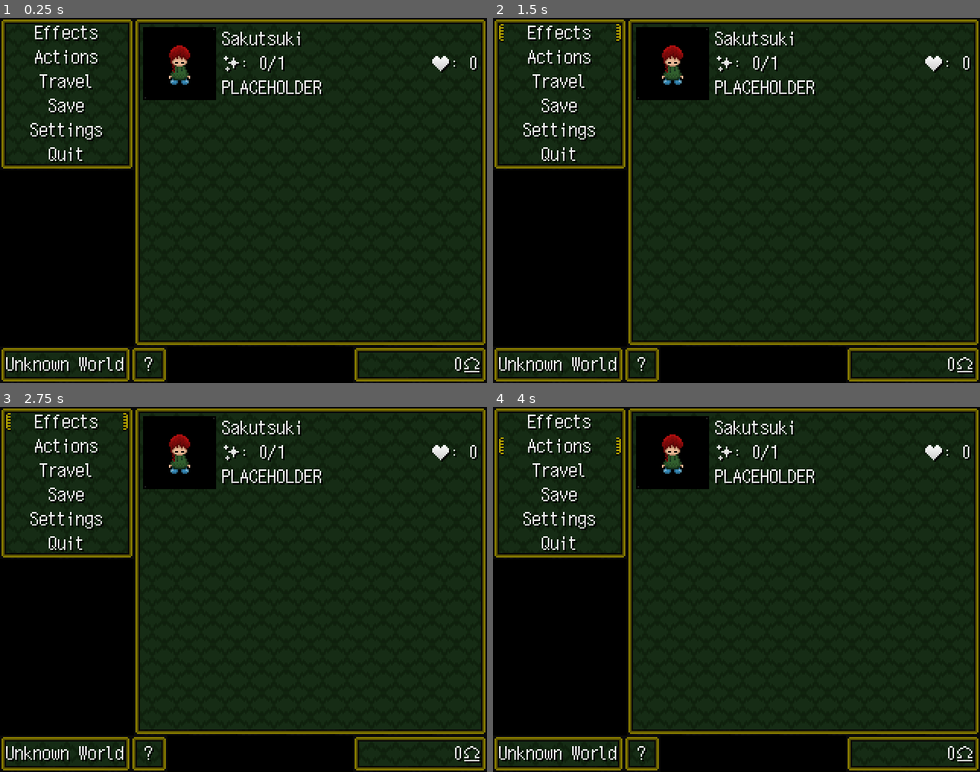
Above: before the commit, frames 1-4 (two rows, left to right).
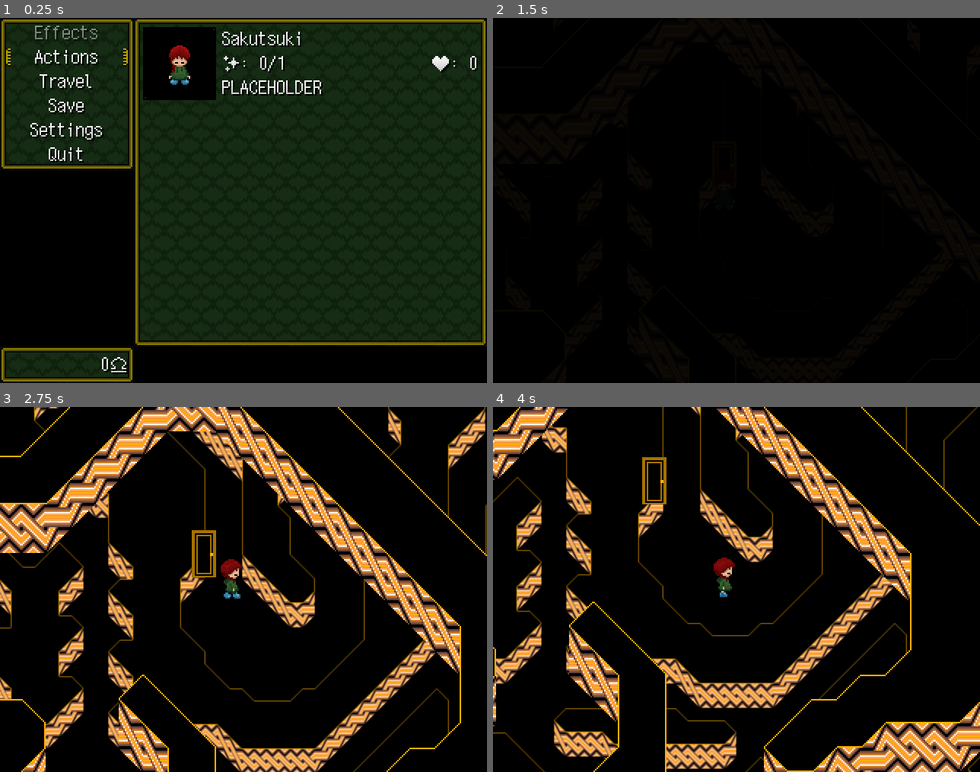
Above: after the commit, the same moments.

Repository: libre-nikki-devs/libre-nikki
Game: Godot game, scene res://scenes/ui/player_menu.tscn
Same seed, same stepped clock (60 frames per second), same inputs: the game is played once before the commit and once after it. This scene is started directly instead of the project's main scene. Sound files missing from this copy of the repository are replaced by a short silence.
Inputs (mouse positions are in pixels of both pictures, inside the frame that each line leads up to):
- Up to frame 1 (0.25 s): no input
- Up to frame 2 (1.5 s): click "Travel" at 0.5 s; click (561, 32) at 1.25 s, where only the run before the commit has a clickable "Effects"
- Up to frame 3 (2.75 s): tap Enter (ui_accept) at 2, 2.27 s; move the mouse to (350, 571) at 2.02 s; hold Right (ui_right) from 2.03 s (still down); click (350, 571) at 2.17 s
- Up to frame 4 (4 s): move the mouse to (639, 607) at 2.77 s; release Right (ui_right) at 2.78 s; hold Down (ui_down) 2.78-3.53 s; tap Enter (ui_accept) at 3.02 s; move the mouse to (785, 509) at 3.52 s; hold Right (ui_right) from 3.53 s (still down)

The runs differ from the first frame. In frame 1, 3.6% of the frame differs, in the area x 1-100%, y 2-100%; in frame 2, 73%; in frame 3, 81%, in the area x 0-100%, y 0-100%; in frame 4, 80%.
Error before the commit: Parse Error: Used space character for indentation instead of tab as used before in the file. (res://scripts/ui/player_menu.gd:151)

Commit message:
Fix indentation error

Diff:
--- a/scripts/ui/player_menu.gd
+++ b/scripts/ui/player_menu.gd
@@ -149,7 +149,7 @@
 	player.pinch_cheek()
 
 func _on_travel_button_pressed() -> void:
-  open_submenu("res://scenes/ui/travel_menu.tscn")
+	open_submenu("res://scenes/ui/travel_menu.tscn")
 
 func _on_save_button_pressed() -> void:
 	open_submenu("res://scenes/ui/save_manager.tscn")
